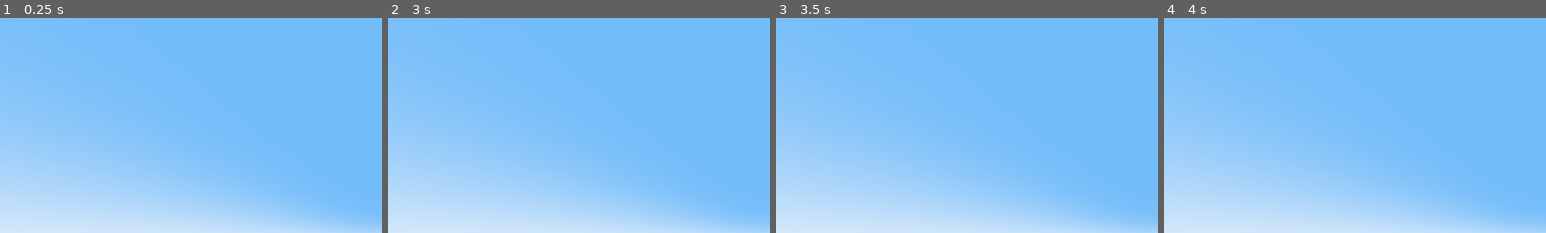
Above: before the commit, frames 1-4 (left to right).
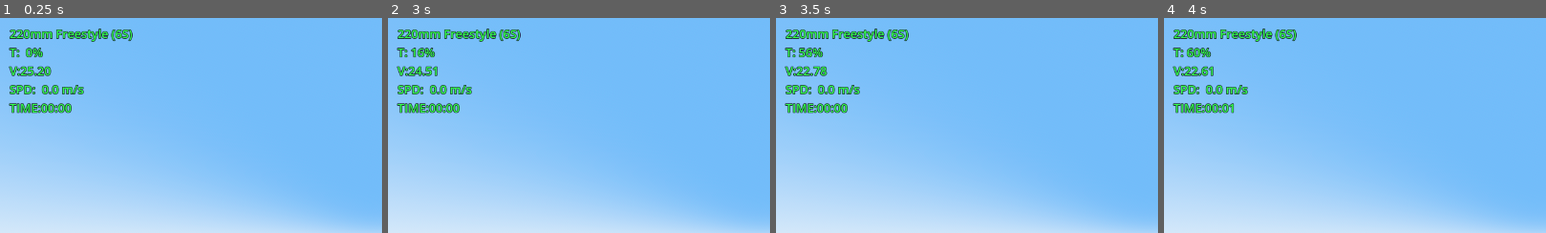
Above: after the commit, the same moments.

Repository: ocki45/fly-sim
Game: Godot game, scene res://scenes/main.tscn
The game is run twice, just before and just after one commit, with the same random seed, the same clock (stepped at 60 frames per second) and the same inputs.
Inputs:
- Up to frame 1 (0.25 s): no input
- Up to frame 2 (3 s): tap Enter at 0.5, 2 s; hold D 0.53-1.28 s; tap Space at 1.25, 2.75 s; hold S 1.28-2.03 s; hold D 2.03-2.78 s; hold W from 2.78 s (still down)
- Up to frame 3 (3.5 s): keep holding W
- Up to frame 4 (4 s): tap Enter at 3.5 s; release W at 3.53 s; hold A from 3.53 s (still down)
The pictures show only the part of the screen within x 0-50%, y 0-50%; the shares and areas given below are measured in that part.

The runs differ from the first frame. In frame 1, 3.0% of the frame differs, in the area x 2-35%, y 4-45%; in frame 2, 3.0%; in frame 3, 3.0%; in frame 4, 3.0%.
Error before the commit: Parse Error: Cannot infer the type of "thrust_force_world" variable because the value doesn't have a set type. (res://scripts/physics/drone_physics.gd:86)
Error after the commit: Invalid call. Nonexistent function 'add_force' in base 'GodotPhysicsDirectBodyState3D'. (res://scripts/physics/drone_physics.gd:171)

Commit message:
fix: исправлены parse-ошибки drone_physics.gd + камера/OSD/ввод по ТЗ
drone_physics.gd:
- Исправлена ошибка 'Cannot infer the type of thrust_force_world' (стр. 86):
  тяга суммируется в ньютонах (max_thrust_per_motor_n * rpm^2), тип результата
  Basis * Vector3 теперь задаётся явным объявлением Vector3 — вывод типа не нужен.
- Заменена необъявленная step_delta (стр. 145) на delta из _integrate_forces.
- Expo убран из физики (применяется один раз в InputHandler — без двойного expo).

input_handler.gd:
- Добавлена константа EXPO=0.3, expo применяется к roll/pitch/yaw по формуле ТЗ.
- DEBUG_PRINT=true, формат вывода по ТЗ: 'Throttle: %.2f, Roll: ...'.

main.tscn:
- FpvCamera: проставлен экспорт drone = '..' (родитель-дрон).
- Добавлены узлы OSD (CanvasLayer) + Label со скриптом osd_ui.gd,
  экспорт drone_path = '../../Drone'.

Все 5 скриптов проходят gdparse (gdtoolkit) без ошибок.

Diff:
--- a/scenes/main.tscn
+++ b/scenes/main.tscn
@@ -7,6 +7,7 @@
 [ext_resource type="Script" path="res://scripts/physics/drone_physics.gd" id="1_drone_physics"]
 [ext_resource type="Resource" path="res://resources/drones/drone_220mm_freestyle.tres" id="2_config"]
 [ext_resource type="Script" path="res://scripts/camera/fpv_camera.gd" id="3_fpv_camera"]
+[ext_resource type="Script" path="res://scripts/ui/osd_ui.gd" id="4_osd"]
 
 [sub_resource type="ProceduralSkyMaterial" id="SkyMat"]
 sky_top_color = Color(0.35, 0.6, 0.95, 1)
@@ -123,3 +124,15 @@
 near = 0.05
 far = 1000.0
 script = ExtResource("3_fpv_camera")
+drone = NodePath("..")
+
+[node name="OSD" type="CanvasLayer" parent="."]
+
+[node name="Label" type="Label" parent="OSD"]
+offset_left = 16.0
+offset_top = 12.0
+offset_right = 420.0
+offset_bottom = 200.0
+text = "OSD: загрузка..."
+script = ExtResource("4_osd")
+drone_path = NodePath("../../Drone")
--- a/scripts/input/input_handler.gd
+++ b/scripts/input/input_handler.gd
@@ -10,7 +10,8 @@
 const JOY_AXIS_PITCH := 3      # Правый стик вертикаль
 
 const DEADZONE := 0.05         # Мёртвая зона стиков
-const DEBUG_PRINT := false     # Флаг отладочного вывода в консоль
+const EXPO := 0.3              # Expo-кривая для roll/pitch/yaw (ТЗ: output = in*(expo*in^2 + 1-expo))
+const DEBUG_PRINT := true      # Флаг отладочного вывода в консоль (можно отключить)
 
 # Текущие обработанные значения:
 var throttle: float = 0.0      # 0..1 (газ)
@@ -53,7 +54,7 @@
 		_debug_timer += delta
 		if _debug_timer >= 0.25:
 			_debug_timer = 0.0
-			print("T:%.2f R:%.2f P:%.2f Y:%.2f" % [throttle, roll, pitch, yaw])
+			print("Throttle: %.2f, Roll: %.2f, Pitch: %.2f, Yaw: %.2f" % [throttle, roll, pitch, yaw])
 
 # Чтение со стиков аппаратуры
 func _read_joystick() -> void:
@@ -75,11 +76,11 @@
 
 	# Газ: из -1..1 в 0..1 (нижняя половина диапазона = 0)
 	throttle = clampf((raw_throttle + 1.0) * 0.5, 0.0, 1.0)
-	# Expo на газ НЕ вешаем. Expo для roll/pitch/yaw применяется в drone_physics
-	# через config.stick_expo — здесь оставляем линейные значения.
-	roll = raw_roll
-	pitch = raw_pitch
-	yaw = raw_yaw
+	# Expo-кривая для roll/pitch/yaw: output = input * (expo*input^2 + (1-expo))
+	# На газ expo НЕ вешаем (как в Betaflight).
+	roll = apply_expo(raw_roll, EXPO)
+	pitch = apply_expo(raw_pitch, EXPO)
+	yaw = apply_expo(raw_yaw, EXPO)
 
 # Клавиатурный fallback
 func _read_keyboard() -> void:
--- a/scripts/physics/drone_physics.gd
+++ b/scripts/physics/drone_physics.gd
@@ -43,11 +43,11 @@
 	var delta := get_physics_process_delta_time()  # Шаг физики (1/60 при настройках по умолчанию)
 
 	# ---------- 1. Чтение ввода ----------
-	# InputHandler отдаёт линейные значения; expo применяем здесь через config
-	var expo := config.stick_expo
-	var stick_roll := InputHandler.apply_expo(InputHandler.roll, expo)
-	var stick_pitch := InputHandler.apply_expo(InputHandler.pitch, expo)
-	var stick_yaw := InputHandler.apply_expo(InputHandler.yaw, expo)
+	# InputHandler уже применяет мёртвую зону и expo (ТЗ: формула в input_handler.gd).
+	# Здесь expo НЕ повторяем — иначе кривая применится дважды и стики станут «ватными».
+	var stick_roll := InputHandler.roll
+	var stick_pitch := InputHandler.pitch
+	var stick_yaw := InputHandler.yaw
 	var throttle := pow(InputHandler.throttle, config.throttle_curve_exponent)
 
 	# ---------- 2. Миксер Quad X: целевые обороты каждого мотора ----------
@@ -82,8 +82,10 @@
 	var local_up := Vector3(0, 1, 0)
 	var global_transform_basis := state.transform.basis
 	# В Godot 4 у Basis НЕТ метода .xform() — правильный способ: оператор *
-	# total_thrust — нормализованная тяга 0..4, переводим в ньютоны через max_thrust_newtons
-	var thrust_force_world := (global_transform_basis * local_up) * (total_thrust * config.max_thrust_newtons)
+	# total_thrust уже в Ньютонах (сумма f_fl..f_br), переводим тип явным float(),
+	# иначе GDScript не может вывести тип выражения с Basis * Vector3 (ошибка на строке 86).
+	var thrust_total_n: float = float(total_thrust)
+	var thrust_force_world: Vector3 = (global_transform_basis * local_up) * thrust_total_n
 	# Собственная гравитация (массу RigidBody берём из конфига)
 	var gravity_force := Vector3(0, -config.mass_kg * GRAVITY, 0)
 
@@ -142,7 +144,8 @@
 	# явной схемы dt < 2*I/K. Godot может давать большие шаги (просадки кадров),
 	# поэтому ограничиваем эффективную жёсткость под текущий шаг...
 	var min_i: float = minf(minf(inertia.x, inertia.y), inertia.z)
-	var eff_stiffness: float = minf(RATE_STIFFNESS, 1.8 * min_i / maxf(step_delta, 0.0001))
+	# ИСПРАВЛЕНИЕ: step_delta был необъявлен (Parse Error). Шаг физики — delta из начала функции.
+	var eff_stiffness: float = minf(RATE_STIFFNESS, 1.8 * min_i / maxf(delta, 0.0001))
 	# ...и пересчитывательную часть момента с ней (демпфер остаётся как есть).
 	for axis in 3:
 		var i_axis2: float = [inertia.x, inertia.y, inertia.z][axis]
Not shown: 1 places in scenes/main.tscn that only renumber resources
Not shown, added: .gitignore
